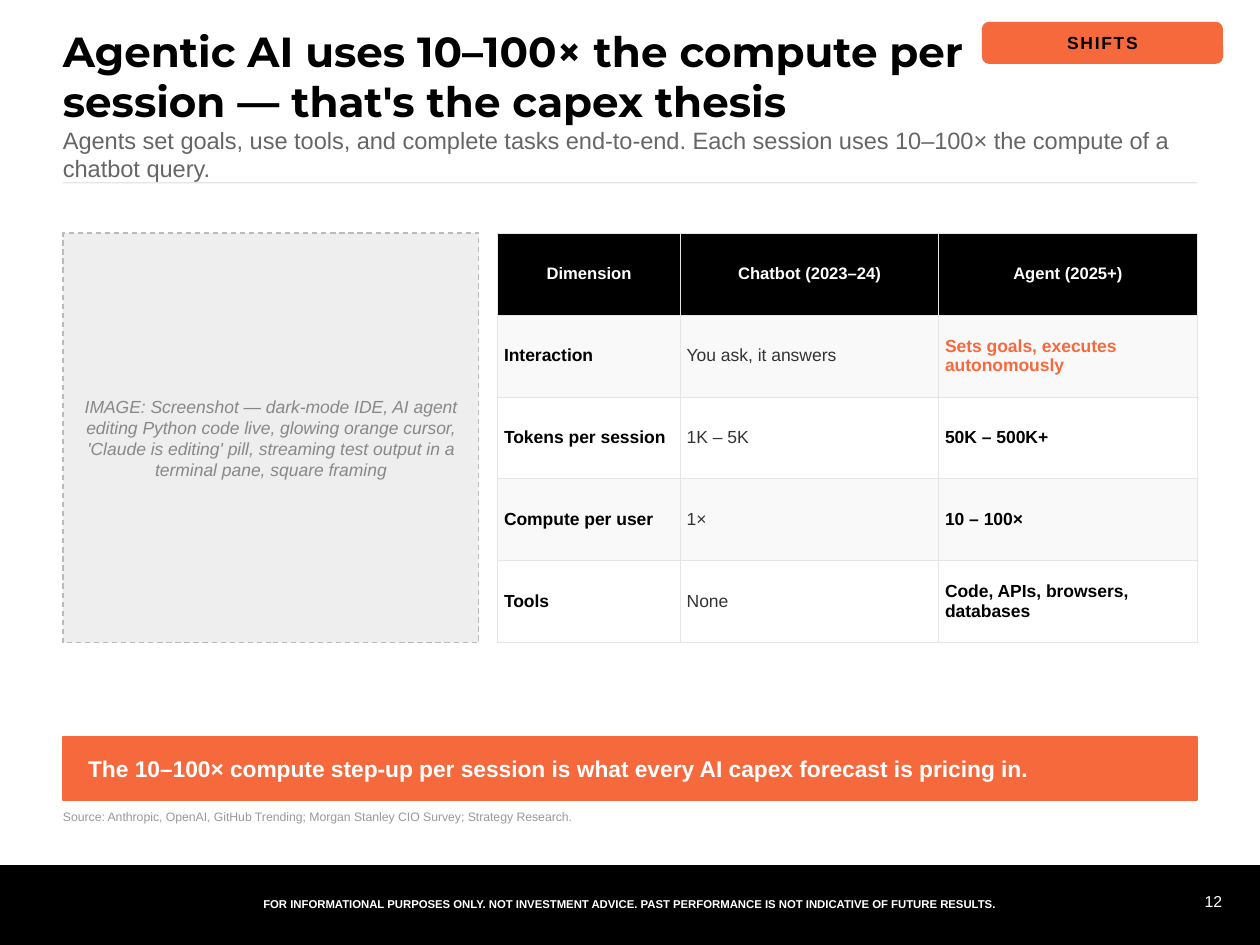
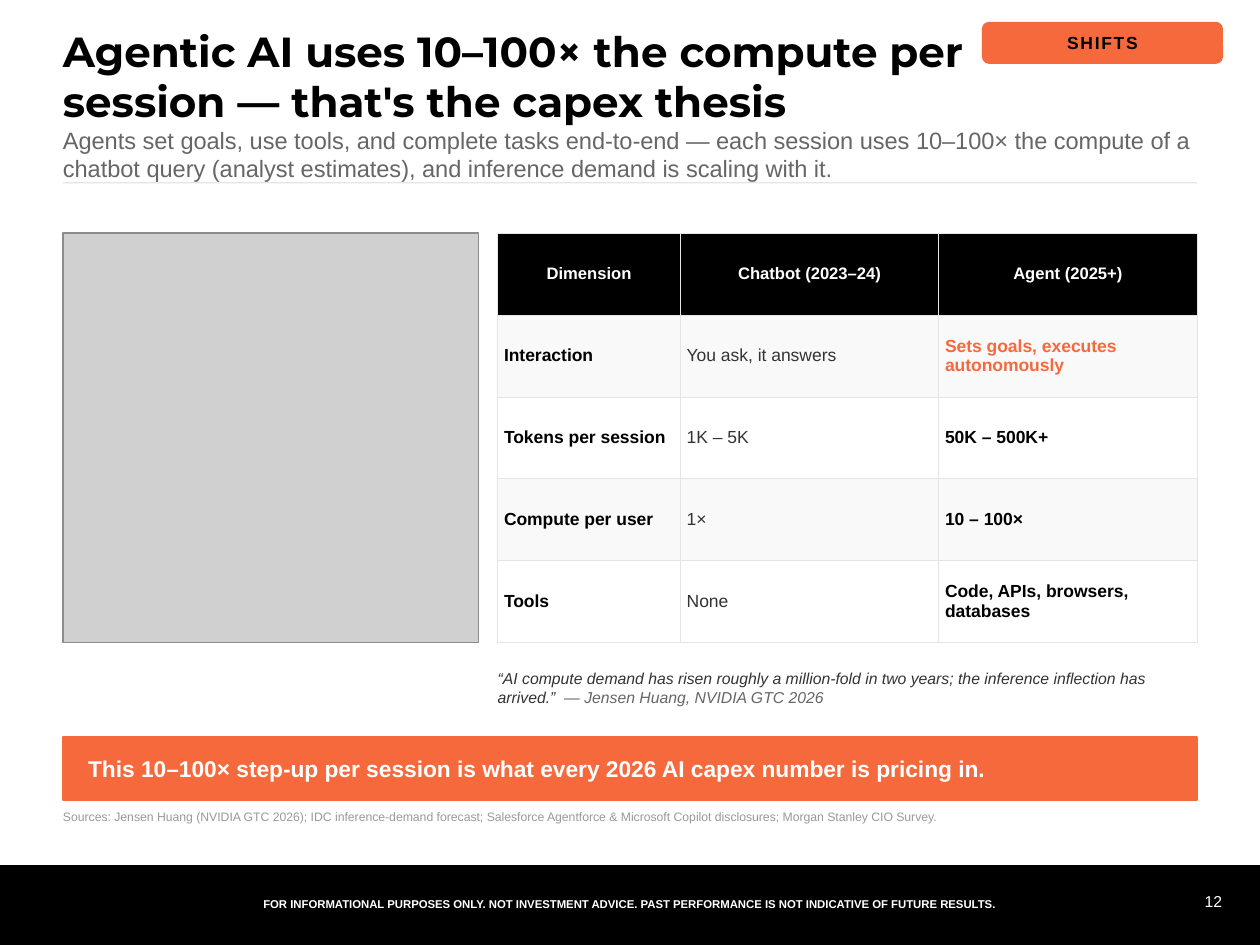
Before and after one commit to samuelcmcclellan-cell/ai-markets-deck, a slide deck: slide 12 of ai-markets-deck.pptx. Drawn at 1260x945 pixels with LibreOffice and Linux fonts; fonts in the diff are those of the drawing; grey boxes stand for pictures. Boxes give left, top, right and bottom in pixels: in the first picture for what was removed or moved away, otherwise in the second. Text is boxed around its words. In the diff, an @@ line names an element or a change of style, - is before the commit and + after.

```diff
--- a/ai-markets-deck.pptx
+++ b/ai-markets-deck.pptx
@@ text at (63,132,1190,182): text changed @@
-Agents set goals, use tools, and complete tasks end-to-end. Each session uses 10–100× the compute of a chatbot query.
+Agents set goals, use tools, and complete tasks end-to-end — each session uses 10–100× the compute of a chatbot query (analyst estimates), and inference demand is scaling with it.
@@ rectangle removed at (63,233,479,643) @@
@@ picture added at (63,233,479,643) @@
@@ text removed at (85,400,458,480) @@
-IMAGE: Screenshot — dark-mode IDE, AI agent editing Python code live, glowing orange cursor, 'Claude is editing' pill, streaming test output in a terminal pane, square framing
@@ text added at (498,672,1145,706), 9 pt, text #333333, italic @@
+“AI compute demand has risen roughly a million-fold in two years; the inference inflection has arrived.” — Jensen Huang, NVIDIA GTC 2026
@@ text at (88,760,984,782): text changed @@
-The 10–100× compute step-up per session is what every AI capex forecast is pricing in.
+This 10–100× step-up per session is what every 2026 AI capex number is pricing in.
@@ text at (63,812,936,824): text changed @@
-Source: Anthropic, OpenAI, GitHub Trending; Morgan Stanley CIO Survey; Strategy Research.
+Sources: Jensen Huang (NVIDIA GTC 2026); IDC inference-demand forecast; Salesforce Agentforce & Microsoft Copilot disclosures; Morgan Stanley CIO Survey.
```
Also in this commit, not shown: 19 other slides changed, 2 slides added, 1 slide removed, 42 other files.
